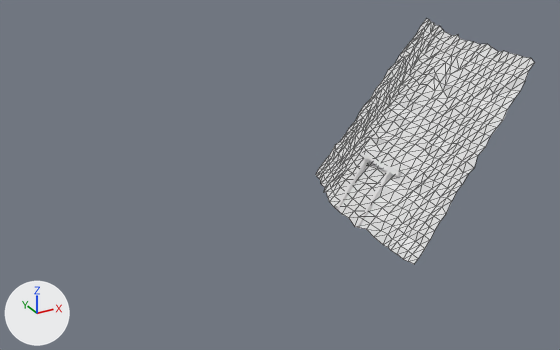
A saved change to the Blender file Lucas Ordner für Assets und so/GameJam - Wintersemester 18/Modelle/startmenu.blend.
Rendered twice from a camera (50 mm lens) standing at (-23.7, -25.8, 16.4) and looking at (-7.9, 2.8, 2.1). The lights are fixed; the arrows at lower left show +X, +Y and +Z. Mesh edges are drawn as thin lines on the coarser meshes.
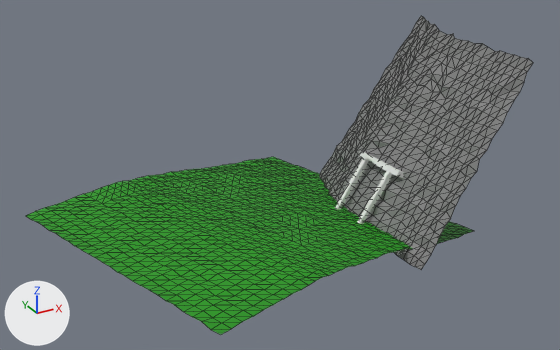
Boxes [x1, y1, x2, y2] around the edits, measured in the pictures (560 x 350 px; the box of a moved part takes in the faces that stretch with it):
'Plane.001', added (green): after [26, 157, 473, 334]
'Plane', recoloured, reshaped, surface changed, turned, modifiers changed (white to grey): before [316, 19, 535, 264]; after [319, 16, 533, 270]
part 1 of me_plane_001, moved or reshaped: before [316, 19, 535, 264]; after [319, 16, 533, 270]

What the commit changed:
Picture 'startscene.png' (img_startscene_png) is new.
Material 'startscene.png' (mat_startscene_png) is new.
Its texture is img_startscene_png.
me_plane_001 is used by ob_plane; location (0.11, 5.4, 3.52); rotation (0.0, -0.978, -0.835), in degrees (0, -56, -48); scale (1.18, 1.0, 1.08).
me_plane_001 had 529 vertices, 968 faces and spanned x -4.38..4.32, y -4.31..4.35, z -0.04..0.21.
me_plane_001 now has 529 vertices, 968 faces and spans x -4.77..6.28, y -9.16..1.74, z -4.56..1.23.
me_plane_001 part 1: 529 of 529 vertices moved; they spanned x -4.38..4.32, y -4.31..4.35, z -0.04..0.21 and now span x -4.77..6.28, y -9.16..1.74, z -4.56..1.23; mean shift (0.83, -3.57, -1.34); largest move (-4.24, -4.23, 0.11) -> (-1.35, -9.16, -4.56).
me_plane_001 part 2: texture (UV) coordinates changed.
me_plane_001 now uses material mat_startscene_png (picture img_startscene_png).
Mesh me_plane is new.
It has 928 vertices, 1735 faces and spans x -1.25..0.67, y -0.64..1.0, z -0.23..0.01.
It uses material mat_startscene_png (picture img_startscene_png).
Object 'Plane' (ob_plane) turns from (0, -56, -48) to (6, -59, -53) degrees about x, y and z.
Object 'Plane' (ob_plane) loses its CURVE modifier named 'Curve'.
Modifier setting removed (it was object = ob_nurbscurve).
Object 'Plane.001' (ob_plane_001) is new; it shows me_plane.
Its location is (-6.12, 2.5, 0.61).
Its rotation in degrees is (0, 0, 17).
Its scale is (8.4, 8.4, 8.4).
